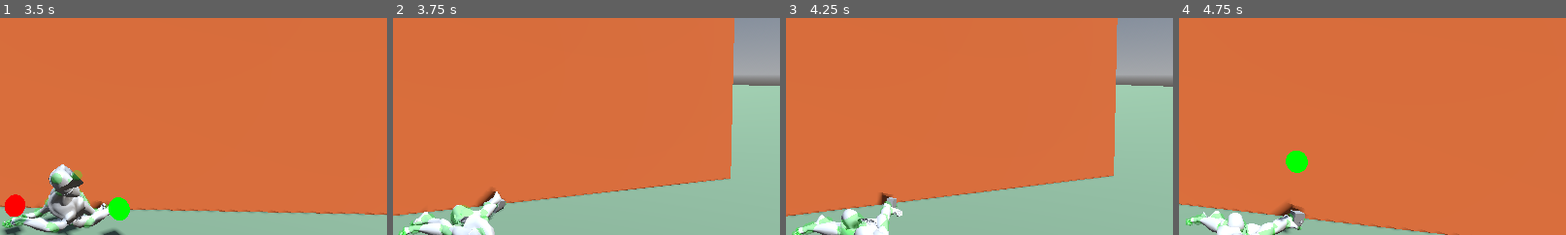
Above: before the commit, frames 1-4 (left to right).
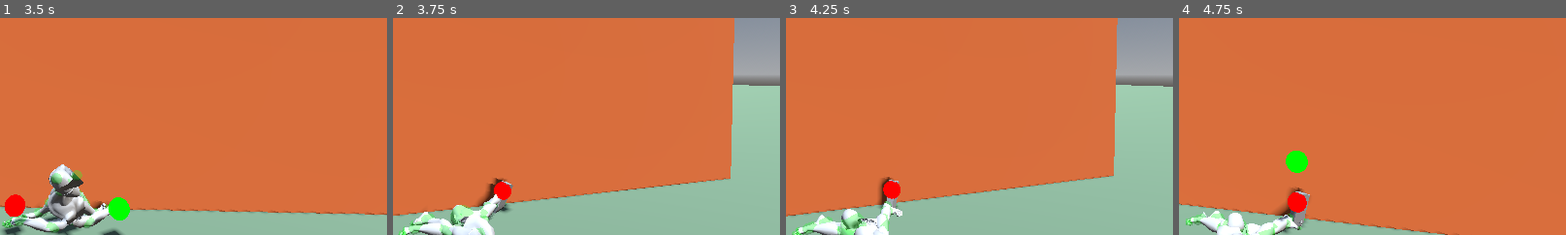
Above: after the commit, the same moments.

Repository: lmf-git/fpsikanimragdoll
Game: Godot game, scene res://world.tscn
Two runs of this game, one before a commit and one after it. Both use one fixed random seed, a clock stepped at 60 frames per second and the inputs below.
Inputs (mouse positions are % of the whole screen's width and height, from its top left):
- Up to frame 1 (3.5 s): tap Enter at 0.5 s; move the mouse to (55, 50) at 0.52 s; hold Shift (sprint) 0.53-1.28 s; hold W (move_forward) from 0.53 s (still down); click (55, 50) at 0.67 s; tap Space (jump) at 0.77, 1.52, 3.02 s; move the mouse to (45, 50) at 1.27 s; tap O (toggle_camera) at 1.35 s; move the mouse to (52, 48) at 2.02 s; hold I (toggle_ik) 2.03-2.78 s; move the mouse to (49, 52) at 2.77 s; tap R (toggle_ragdoll) at 2.85 s; click (49, 52) at 2.92 s
- Up to frame 2 (3.75 s): keep holding W (move_forward); move the mouse to (57, 51) at 3.52 s; tap E at 3.6 s
- Up to frame 3 (4.25 s): keep holding W (move_forward); tap Space (jump) at 3.77 s
- Up to frame 4 (4.75 s): keep holding W (move_forward); move the mouse to (42, 49) at 4.27 s; tap H at 4.35 s; tap Space (jump) at 4.52 s
The pictures show only the part of the screen within x 41-91%, y 35-85%; the shares and areas given below are measured in that part.

Frame 1 is identical in both runs. In frame 2, 0.5% of the frame differs, in the area x 24-32%, y 73-90%; in frame 3, 0.5%; in frame 4, 0.6%, in the area x 27-34%, y 77-97%.

Commit message:
Fix weapon rotation, move gun further forward, remove unreachable code

Diff:
--- a/character_controller.gd
+++ b/character_controller.gd
@@ -82,8 +82,8 @@
 var is_weapon_sheathed: bool = false  # Toggle for sheathed state
 
 # Weapon positioning - skeleton-relative offsets
-@export var aim_weapon_offset: Vector3 = Vector3(0.15, 0.35, -1.3)  # Offset when aiming down sights (higher and more forward, further to the right)
-@export var ready_weapon_offset: Vector3 = Vector3(0.25, 0.1, -1.2)  # Offset when ready/moving (higher and more forward, spaced outward)
+@export var aim_weapon_offset: Vector3 = Vector3(0.15, 0.35, -1.5)  # Offset when aiming down sights (further forward so hands don't rotate inwards)
+@export var ready_weapon_offset: Vector3 = Vector3(0.25, 0.1, -1.4)  # Offset when ready/moving (further forward to prevent hand inward rotation)
 @export var sheathed_weapon_offset: Vector3 = Vector3(0.5, -0.6, 0.2)  # Offset when sheathed at side
 @export var weapon_transition_speed: float = 8.0  # Speed of state transitions
 
@@ -1440,72 +1440,6 @@
 
 	print("Muzzle flash at ", flash_position)
 
-	return  # Skip old particle code below
-
-	# Create one-shot muzzle flash particles
-	var flash_particles = CPUParticles3D.new()
-	get_tree().root.add_child(flash_particles)
-	flash_particles.global_position = flash_position
-
-	# Configure flash particles - ENHANCED FOR VISIBILITY
-	flash_particles.emitting = true
-	flash_particles.one_shot = true
-	flash_particles.explosiveness = 1.0
-	flash_particles.amount = 50  # More particles for better visibility
-	flash_particles.lifetime = 0.15  # Slightly longer
-	flash_particles.speed_scale = 4.0
-
-	# Emission shape - cone forward
-	flash_particles.emission_shape = CPUParticles3D.EMISSION_SHAPE_SPHERE
-	flash_particles.emission_sphere_radius = 0.05  # Larger emission area
-	flash_particles.direction = Vector3(0, 0, 1)  # Forward in local space
-	flash_particles.spread = 20.0
-
-	# Particle properties
-	flash_particles.initial_velocity_min = 5.0
-	flash_particles.initial_velocity_max = 10.0
-	flash_particles.gravity = Vector3.ZERO
-
-	# Visual - MUCH brighter and larger particles
-	flash_particles.scale_amount_min = 0.3
-	flash_particles.scale_amount_max = 0.5
-	flash_particles.color = Color(1.5, 1.2, 0.7, 1.0)  # Oversaturated for HDR bloom effect
-
-	# Fade out quickly
-	var gradient = Gradient.new()
-	gradient.add_point(0.0, Color(1, 1, 1, 1))
-	gradient.add_point(1.0, Color(1, 1, 1, 0))
-	flash_particles.color_ramp = gradient
-
-	# Add emissive material for glow effect
-	var material = StandardMaterial3D.new()
-	material.shading_mode = BaseMaterial3D.SHADING_MODE_UNSHADED  # Full brightness
-	material.emission_enabled = true
-	material.emission = Color(1.5, 1.2, 0.7)  # Bright yellow emission
-	material.emission_energy_multiplier = 3.0  # Very bright
-	material.billboard_mode = BaseMaterial3D.BILLBOARD_ENABLED  # Face camera
-	material.transparency = BaseMaterial3D.TRANSPARENCY_ALPHA
-	material.blend_mode = BaseMaterial3D.BLEND_MODE_ADD  # Additive blending for brightness
-	flash_particles.material_override = material
-
-	# Auto-delete
-	var timer = get_tree().create_timer(flash_particles.lifetime + 0.05)
-	timer.timeout.connect(func(): flash_particles.queue_free())
-
-	# Also create bright light for flash
-	if not muzzle_flash_light:
-		muzzle_flash_light = OmniLight3D.new()
-		muzzle_flash_light.light_color = Color(1.0, 0.9, 0.6)  # Bright yellow-white
-		muzzle_flash_light.light_energy = 30.0  # VERY bright for high visibility
-		muzzle_flash_light.omni_range = 12.0  # Larger range
-		muzzle_flash_light.omni_attenuation = 1.5
-		muzzle_flash_light.shadow_enabled = false  # No shadows for better performance and visibility
-		equipped_weapon.muzzle_point.add_child(muzzle_flash_light)
-
-	# Enable the light and start timer
-	muzzle_flash_light.visible = true
-	muzzle_flash_timer = MUZZLE_FLASH_DURATION
-
 func _play_gunshot_sound():
 	"""Play simple gunshot sound"""
 	if not equipped_weapon:
@@ -1649,14 +1583,6 @@
 				image.set_pixel(x, y, Color(0, 0, 0, 0))
 
 	return ImageTexture.create_from_image(image)
-
-func _create_smoke_scale_curve() -> Curve:
-	"""Create curve for smoke that grows over time"""
-	var curve = Curve.new()
-	curve.add_point(Vector2(0.0, 0.3))  # Start small
-	curve.add_point(Vector2(0.5, 1.0))  # Grow
-	curve.add_point(Vector2(1.0, 1.5))  # End large
-	return curve
 
 func _update_recoil(delta: float):
 	"""Update recoil recovery in _process"""
--- a/weapon.gd
+++ b/weapon.gd
@@ -147,10 +147,9 @@
 		# Get grip offset in local space
 		var grip_local_pos = main_grip.position
 
-		# Apply rotation offset first (e.g., rotate pistol to point forward)
-		# Pistol barrel points -Z by default, so rotate 180° around Y to point +Z (forward)
+		# Apply rotation offset - no rotation needed, weapon already points correctly
 		var rotation_offset = Basis()
-		rotation_offset = rotation_offset.rotated(Vector3.UP, deg_to_rad(180))  # Flip 180 degrees to point forward
+		# Pistol orientation is correct by default
 		transform.basis = rotation_offset
 
 		# Position weapon so grip point is at hand origin (0,0,0 in hand local space)
